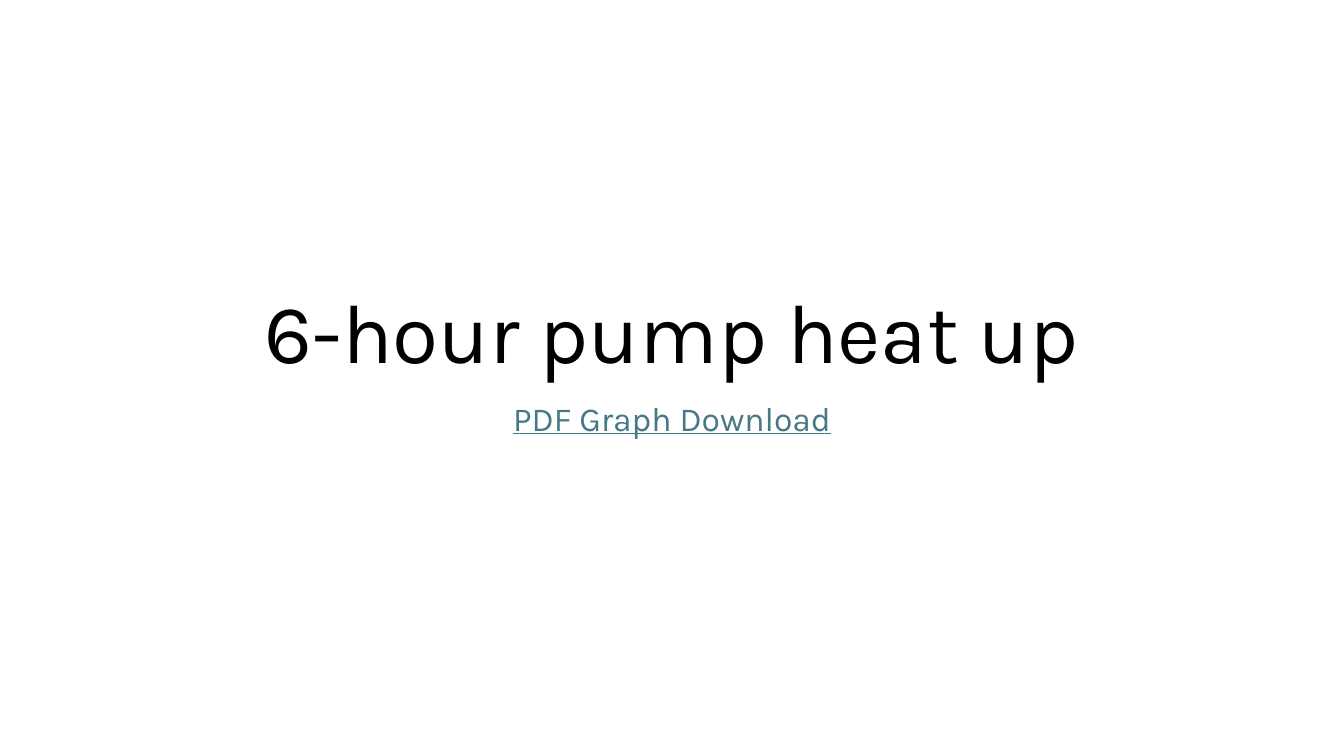
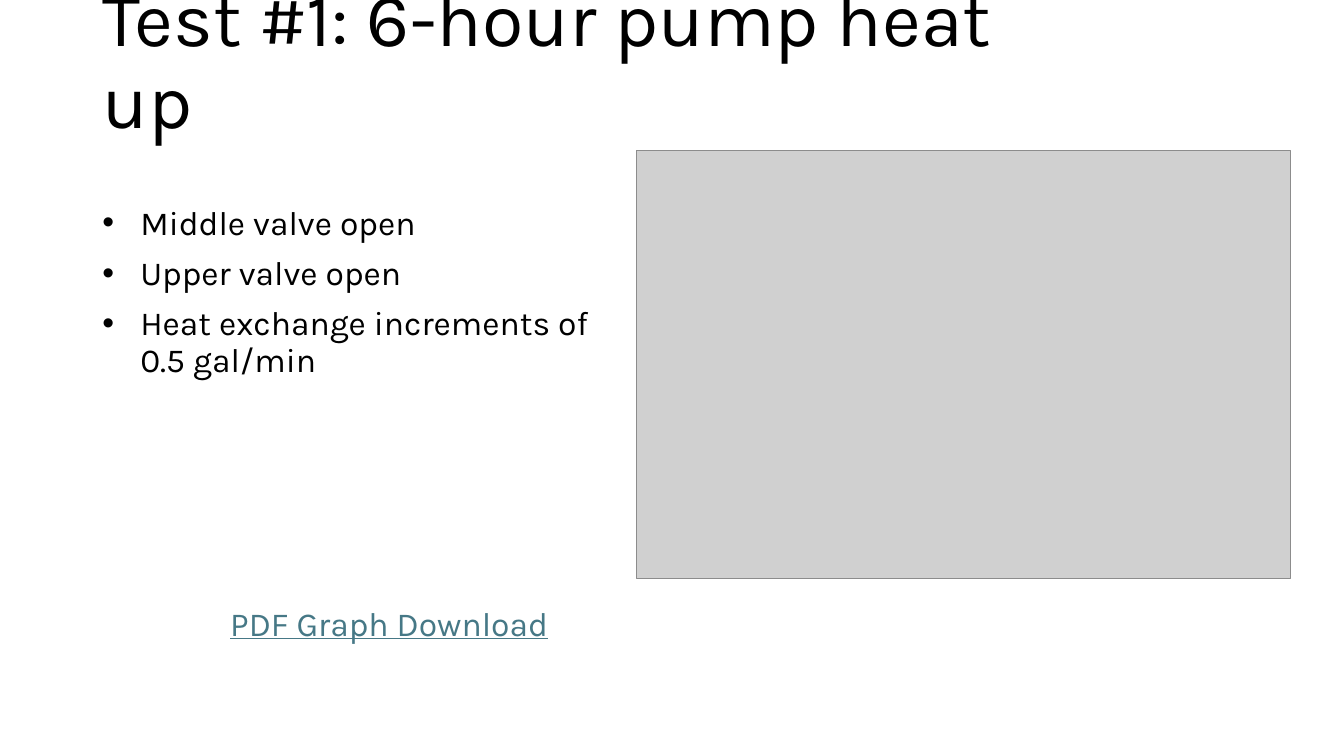
Before and after one commit to ARTS-Laboratory/thermal-loop, a slide deck: slide 4 of resources/Thermal_loop_data/Thermal Loop Data Graphs.pptx. Drawn at 1344x756 pixels with LibreOffice and Linux fonts; fonts in the diff are those of the drawing; grey boxes stand for pictures. Boxes give left, top, right and bottom in pixels: in the first picture for what was removed or moved away, otherwise in the second. Text is boxed around its words. In the diff, an @@ line names an element or a change of style, - is before the commit and + after.

Commit message:
small updates to the slide deck

```diff
--- a/resources/Thermal_loop_data/Thermal Loop Data Graphs.pptx
+++ b/resources/Thermal_loop_data/Thermal Loop Data Graphs.pptx
@@ title at (102,0,991,146): text changed; size 60 to 54 pt @@
-6-hour pump heat up
+Test #1: 6-hour pump heat up
@@ picture added at (637,150,1292,579) @@
@@ text added at (140,212,588,381), 24 pt, text #000000 @@
+• Middle valve open
+• Upper valve open
+• Heat exchange increments of 0.5 gal/min
@@ subtitle "PDF Graph Download": place and size @@
-subtitle "PDF Graph Download" at (513,408,831,439)
+subtitle "PDF Graph Download" at (230,613,548,644)
```
Also in this commit, not shown: 1 slide added, 1 slide removed.
